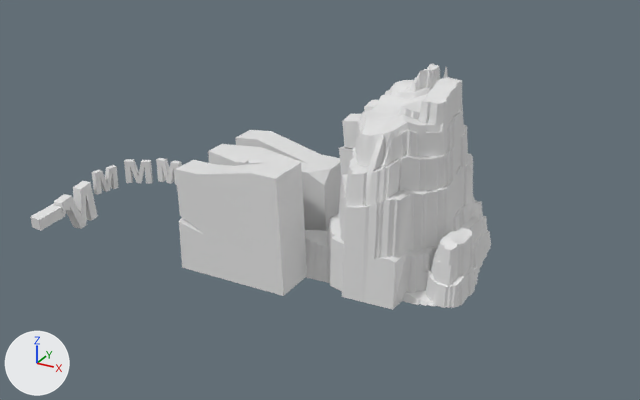
What one commit did to the FBX model Assets/Models/Environment/PlatformM.fbx.
Both versions are drawn from a camera (50 mm lens) standing at (447.0, -110.0, 153.0) and looking at (310.0, 138.0, 29.0). Every picture has the same lights, and +X, +Y and +Z are marked at lower left. Where no turn or scale is listed for an object, it has been applied to the vertices. Vertices at the same position are counted once.

The first picture shows 'MBig1', 'MIsle', 'MJump'.
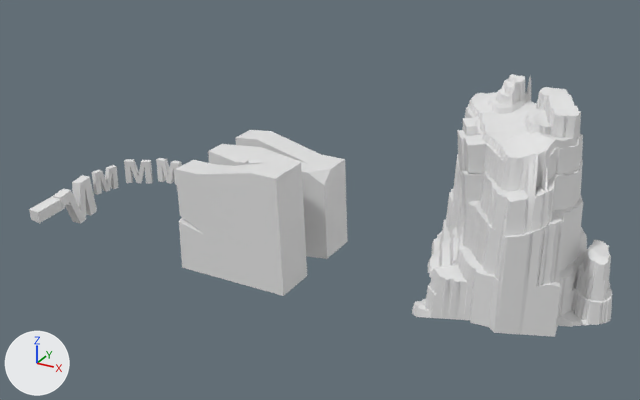
Boxes [x1, y1, x2, y2] around the edits, measured in the pictures (640 x 400 px; the box of a moved part takes in the faces that stretch with it):
'MIsle', moved, turned: before [305, 63, 491, 310]; after [412, 74, 612, 337]
'MJump', reshaped (11% shorter): before [30, 158, 182, 231]; after [29, 158, 182, 223]
part 1 of me_mesh, moved or reshaped: before [30, 181, 98, 231]; after [29, 175, 97, 223]

Diff of the bpy script that builds the scene:
```diff
--- a/Assets/Models/Environment/PlatformM.fbx.py
+++ b/Assets/Models/Environment/PlatformM.fbx.py
@@ me_mesh @@
 # used by ob_mjump; location = (238.6, 105.5, 29.6)
-me_mesh.from_pydata(...)  # 150 vertices, 81 faces; spans x -8.3..24.3, y -24.5..17.9, z -12.2..10.2
+me_mesh.from_pydata(...)  # 162 vertices, 81 faces; spans x -8.3..24.3, y -24.5..17.9, z -10.1..10.2
+# me_mesh part 1
+# 21 vertices are removed from x -8.3..-2.8, y -24.5..2.7, z -12.2..3.0
+# 26 faces are deleted
+# 13 vertices move from x -7.7..-3.0, y -13.3..-2.1, z -7.4..2.3 to x -7.7..-3.0, y -13.3..-0.8, z -9.4..1.2
+# 28 vertices are added at x -8.3..-2.8, y -24.5..2.5, z -10.1..5.1
+# 5 new vertices lie (3.5, 0.2, 0.0) away from vertices in x -7.2..-6.3, y -14.9..2.5, z -10.1..4.4
+# 26 new faces join them
@@ ob_misle @@
 ob_misle = bpy.data.objects.new('MIsle', me_mesh_002)
-ob_misle.location = (322.8, 167.5, 42.6)
-ob_misle.rotation_euler = (1.571, 0.0, 0.0)  # degrees (90, 0, 0)
+ob_misle.location = (362.8, 167.5, 42.6)
+ob_misle.rotation_euler = (1.571, 0.0, 0.351)  # degrees (90, 0, 20)
 ob_misle.scale = (0.01, 0.01, 0.01)
```
